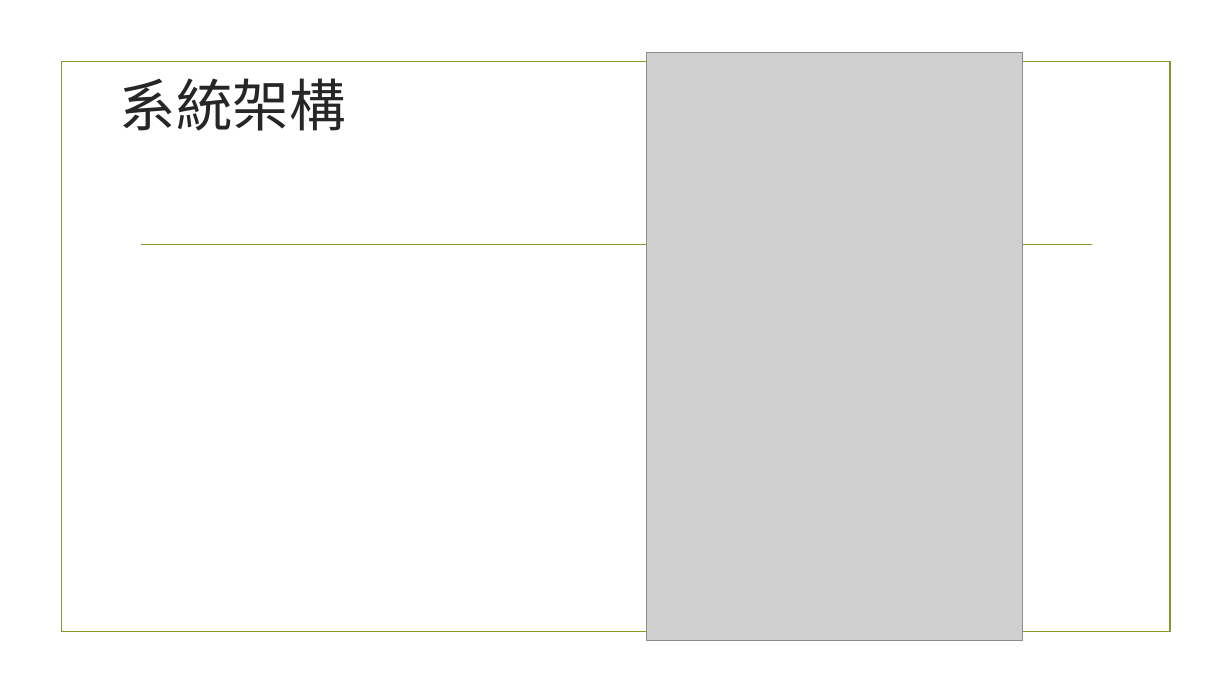
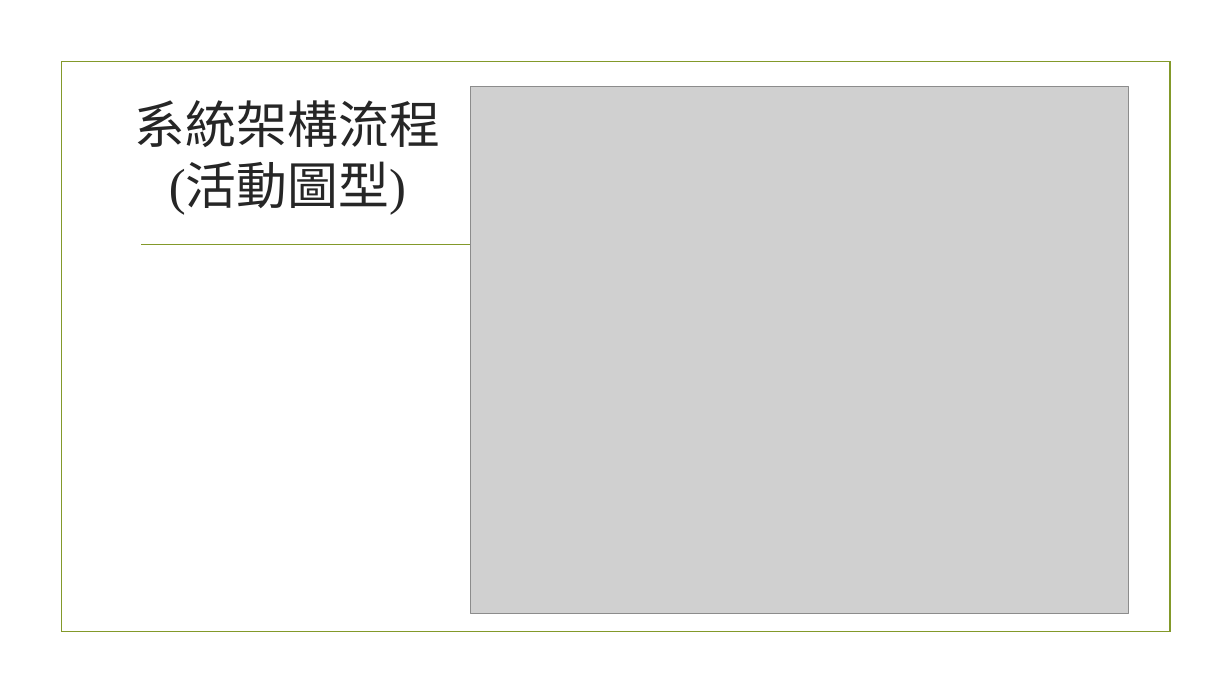
Before and after one commit to kewen0604/107_SE_Team2, a slide deck: slide 13 of 軟體工程期末專題報告.pptx (slide 12 before the commit). Drawn at 1232x693 pixels with LibreOffice and Linux fonts; fonts in the diff are those of the drawing; grey boxes stand for pictures; background and template pictures are left out. Boxes give left, top, right and bottom in pixels: in the first picture for what was removed or moved away, otherwise in the second. Text is boxed around its words. In the diff, an @@ line names an element or a change of style, - is before the commit and + after.

```diff
--- a/軟體工程期末專題報告.pptx
+++ b/軟體工程期末專題報告.pptx
@@ picture: place and size @@
-picture at <box>647,53,1023,640</box>
+picture at <box>470,87,1128,614</box>
@@ title at <box>135,100,440,214</box>: text changed; size 44 to 39.6 pt @@
-系統架構
+系統架構流程
+(活動圖型)
```
Also in this commit, not shown: 3 other slides changed, 1 slide added, 1 slide removed, 3 other files.
